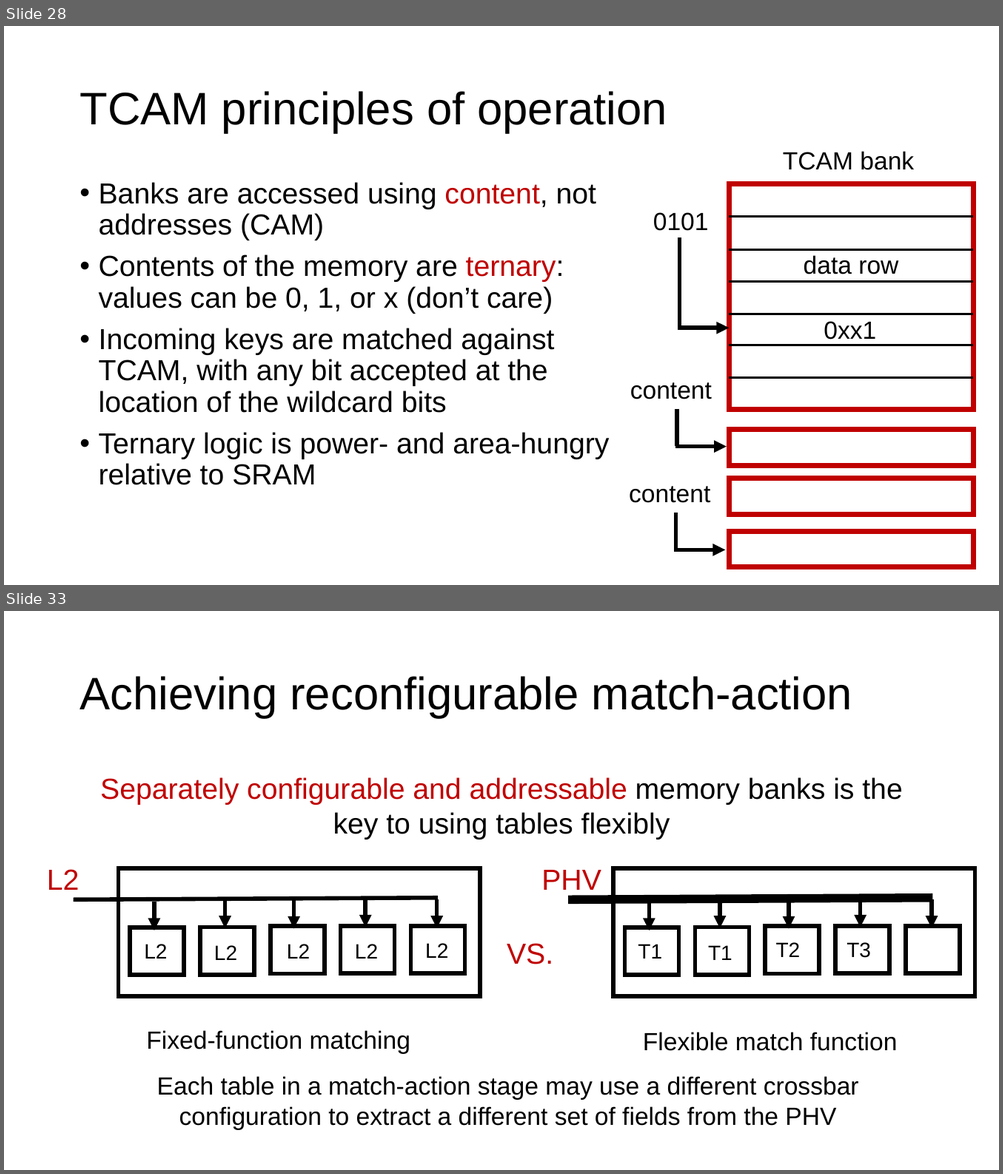
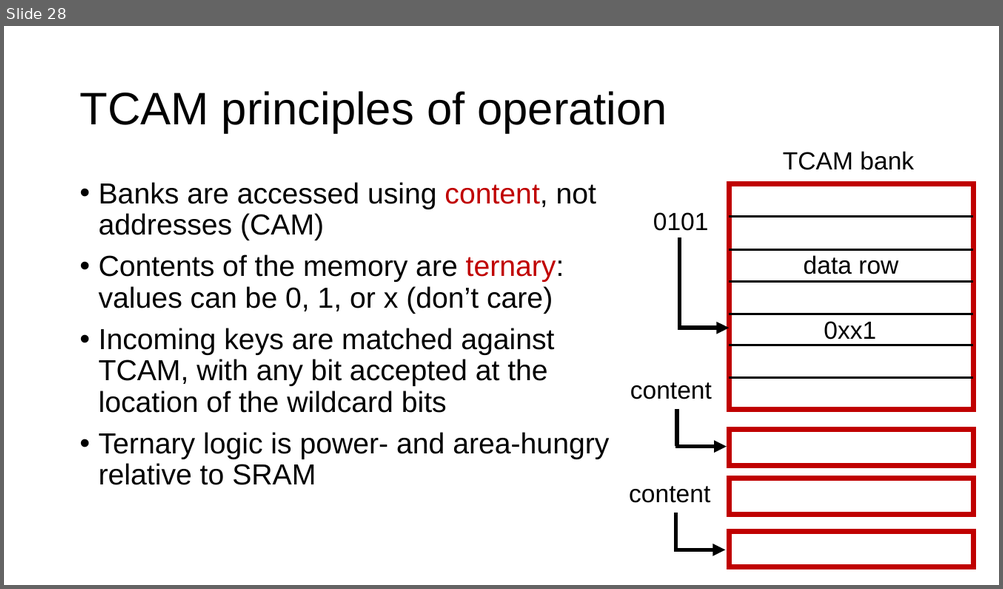
Before and after one commit to ngsrinivas/coursegen, a slide deck: ex/552-S24/staging/552-S24/lectures/08-network-hardware-data-plane.pptx. Shown one above the other, each under a label of ours: slides 28 and 33 before the commit, slide 28 after it; the slides between them are not shown. The pictures are 1003x1174 and 1003x589 pixels, drawn with LibreOffice and Linux fonts; fonts in the diff are those of the drawing. Boxes give left, top, right and bottom in pixels: in the first picture for what was removed or moved away, otherwise in the second. Text is boxed around its words. In the diff, an @@ line names an element or a change of style, - is before the commit and + after.

```diff
--- a/ex/552-S24/staging/552-S24/lectures/08-network-hardware-data-plane.pptx
+++ b/ex/552-S24/staging/552-S24/lectures/08-network-hardware-data-plane.pptx
@@ slide 33 removed at [4, 611, 999, 1170], background #FFFFFF @@
@@ title removed at [79, 676, 852, 718] @@
-Achieving reconfigurable match-action
@@ text removed at [100, 777, 902, 840] @@
-Separately configurable and addressable memory banks is the key to using tables flexibly
@@ group removed at [47, 869, 480, 997]: 6 rectangles, 5 arrows, 1 text, 1 line @@
-L2
@@ group removed at [541, 869, 976, 997]: 6 rectangles, 5 arrows, 1 text, 1 line @@
-PHV
@@ text removed at [425, 943, 448, 958] @@
-L2
@@ text removed at [506, 943, 553, 965] @@
-VS.
@@ text removed at [776, 943, 800, 957] @@
-T2
@@ text removed at [846, 943, 871, 958] @@
-T3
@@ text removed at [144, 944, 167, 959] @@
-L2
@@ text removed at [214, 945, 237, 960] @@
-L2
@@ text removed at [287, 944, 310, 959] @@
-L2
@@ text removed at [355, 944, 378, 959] @@
-L2
@@ text removed at [637, 944, 662, 959] @@
-T1
@@ text removed at [708, 945, 732, 960] @@
-T1
@@ text removed at [146, 1031, 410, 1054] @@
-Fixed-function matching
@@ text removed at [643, 1032, 897, 1051] @@
-Flexible match function
@@ text removed at [157, 1076, 859, 1130] @@
-Each table in a match-action stage may use a different crossbar configuration to extract a different set of fields from the PHV
```
Also in this commit, not shown: 21 other slides removed, 4 other files.
